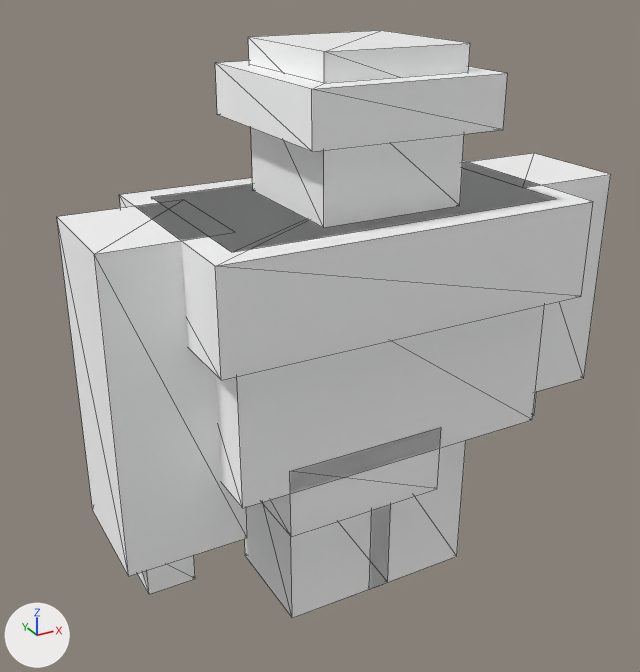
The glTF model models/creatures/stone_monster/model.gltf: old version first, new version second.
Camera for both pictures: a camera (50 mm lens) standing at (-1.116, -1.858, 1.698) and looking at (-0.072, 0.04, 0.75). Arrows for +X, +Y and +Z are at lower left; the lights stay in place. The first picture is the older version. Mesh edges are drawn as thin lines. Vertices at exactly the same position are counted once.
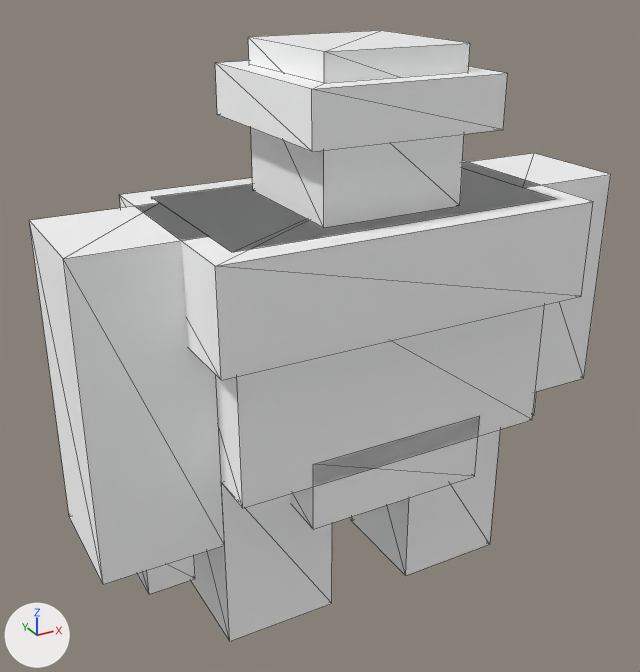
The change, as a diff of the scene's bpy script:
```diff
--- a/models/creatures/stone_monster/model.gltf.py
+++ b/models/creatures/stone_monster/model.gltf.py
@@ me_mesh_0 @@
 # used by ob_mesh; location = (0.0, 0.0, 0.0)
-me_mesh_0.from_pydata(...)  # 96 vertices, 144 faces; spans x -0.69..0.75, y -0.31..0.31, z 0.0..1.5
-me_mesh_0.materials.append(mat_leg)  # white #ffffff
+me_mesh_0.from_pydata(...)  # 94 vertices, 144 faces; spans x -0.75..0.75, y -0.31..0.31, z 0.0..1.5
+# me_mesh_0 part 1: a new loose piece, a box spanning x -0.25..0.25, y -0.25..0.25, z 0.38..0.56, in mat_body (white #ffffff)
+# me_mesh_0 part 2: the loose piece of 8 vertices spanning x -0.69..-0.38, y -0.12..0.19, z 0.31..1.12 is moved by (-0.06, 0.0, 0.0), in mat_body (white #ffffff)
+# me_mesh_0 part 3: the loose piece of 8 vertices spanning x -0.25..0.06, y -0.12..0.19, z 0.0..0.5 is moved by (-0.19, 0.0, 0.0), in mat_body (white #ffffff)
+# me_mesh_0 part 4
+# 8 vertices are removed from x 0.0..0.31, y -0.12..0.19, z 0.0..0.5
+# 12 faces are deleted
+# 6 vertices are added at (0.12, -0.12, 0.0), (0.44, -0.12, 0.0), (0.12, -0.12, 0.5), (0.44, 0.19, 0.0), (0.12, 0.19, 0.0), (0.12, 0.19, 0.5)
+# 12 new faces join them
+# other edits to the shape of me_mesh_0 do not show in these pictures
 me_mesh_0.materials.append(mat_body)
-me_mesh_0.materials.append(mat_face)  # white #ffffff
```

Boxes [x1, y1, x2, y2] around the edits, measured in the pictures (640 x 672 px; the box of a moved part takes in the faces that stretch with it):
'mesh', reshaped: before [57, 30, 611, 618]; after [29, 30, 611, 641]
part 1 of me_mesh_0, added: after [290, 416, 480, 529]
part 2 of me_mesh_0, moved or reshaped: before [57, 200, 247, 576]; after [29, 203, 225, 584]
part 3 of me_mesh_0, moved or reshaped: before [245, 502, 391, 618]; after [191, 482, 332, 641]
part 4 of me_mesh_0, moved or reshaped: before [388, 440, 466, 582]; after [351, 430, 500, 576]
